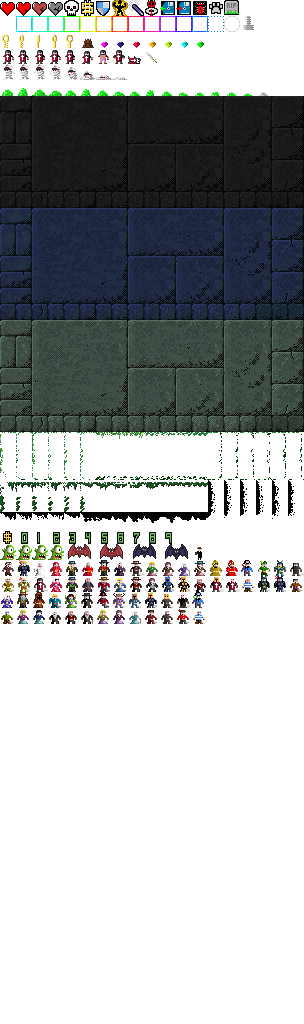
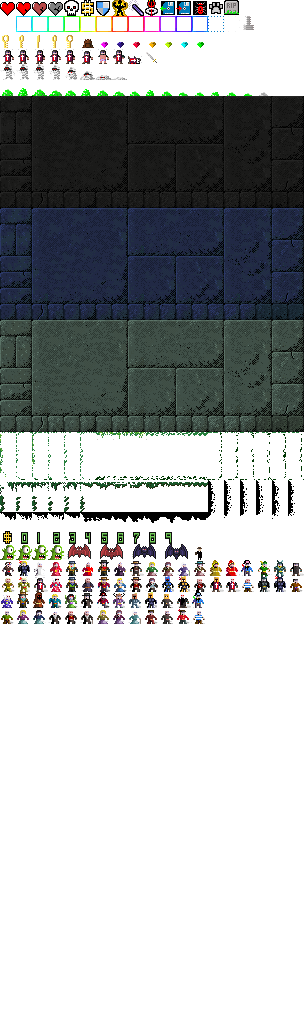
Comparing the layer stacks of the two 304×1024 images. Changes:
painted on "Layer" over [left=224, top=16, right=240, bottom=32]
